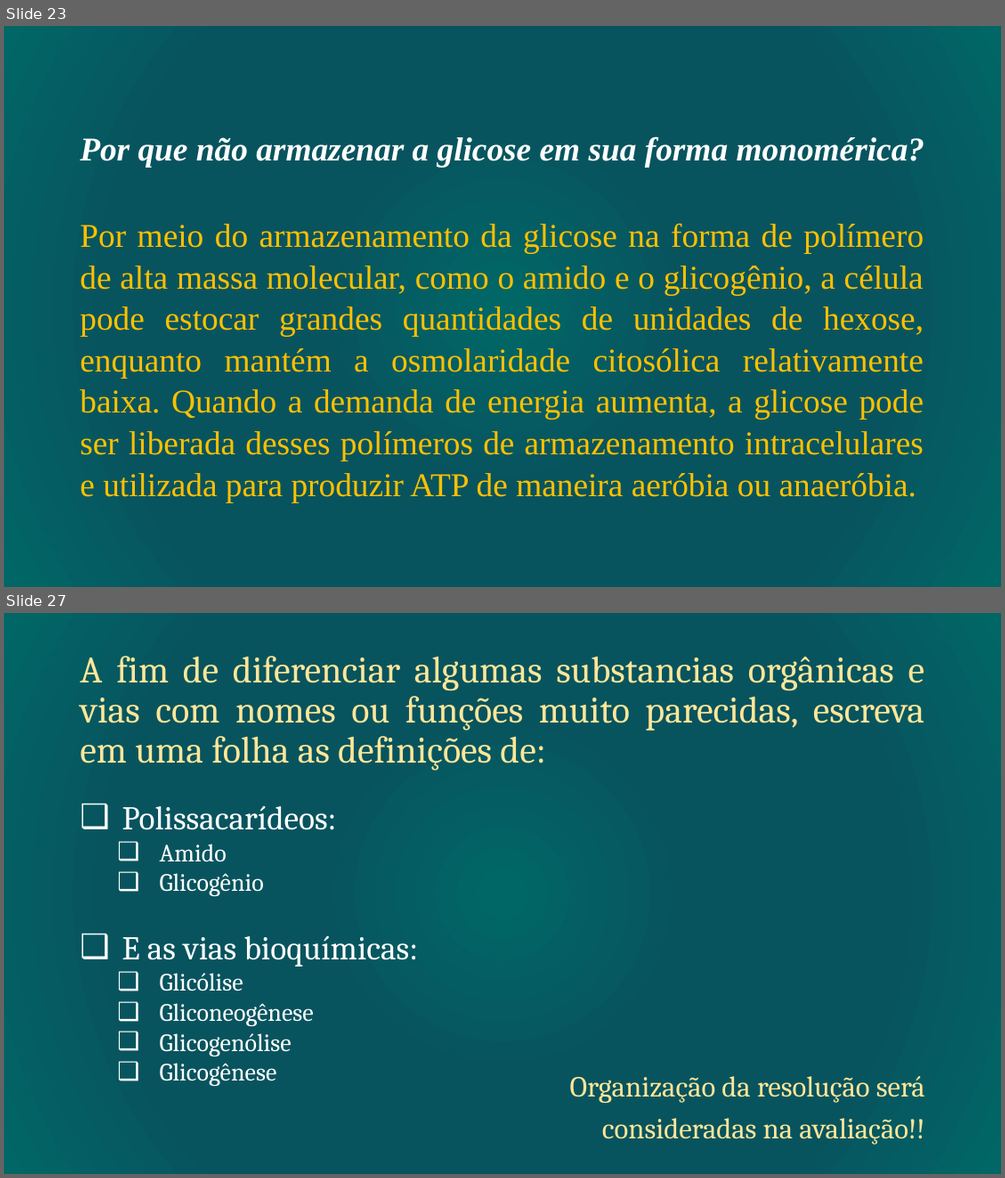
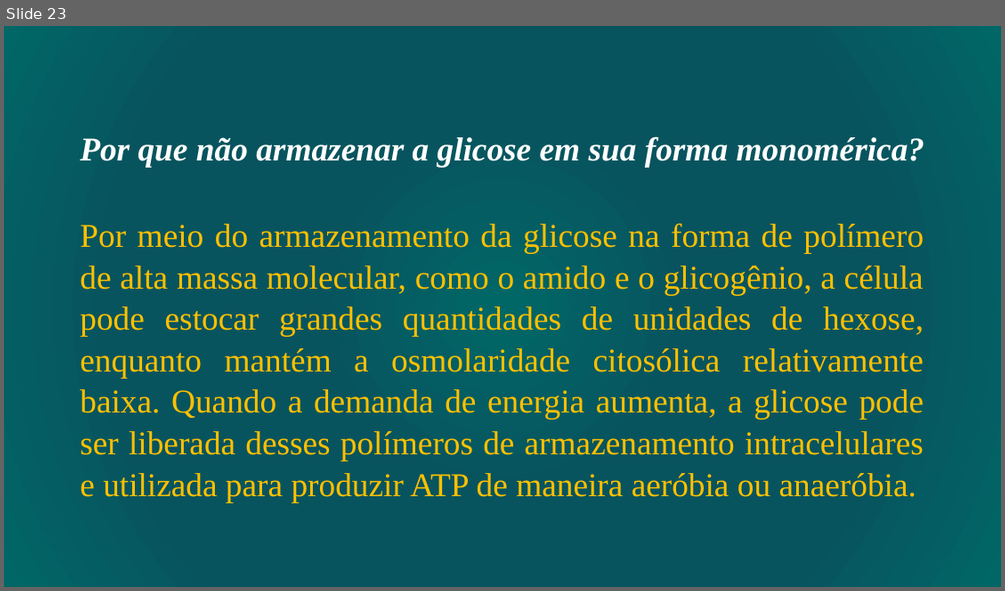
Before and after one commit to daniloasdotcom/Bioquimica-com-Danilo, a slide deck: static/aulas/metabolismo_glicogenio.pptx. Shown one above the other, each under a label of ours: slides 23 and 27 before the commit, slide 23 after it; the slides between them are not shown. The pictures are 1005x1178 and 1005x591 pixels, drawn with LibreOffice and Linux fonts; fonts in the diff are those of the drawing. Boxes give left, top, right and bottom in pixels: in the first picture for what was removed or moved away, otherwise in the second. Text is boxed around its words. In the diff, an @@ line names an element or a change of style, - is before the commit and + after.

```diff
--- a/static/aulas/metabolismo_glicogenio.pptx
+++ b/static/aulas/metabolismo_glicogenio.pptx
@@ slide 27 removed at bbox=[4, 613, 1001, 1174], background gradient #006666 to #08545E @@
@@ title removed at bbox=[80, 656, 925, 771] @@
-A fim de diferenciar algumas substancias orgânicas e vias com nomes ou funções muito parecidas, escreva em uma folha as definições de:
@@ text removed at bbox=[122, 806, 419, 1086] @@
-❑ Polissacarídeos:
-  ❑ Amido
-  ❑ Glicogênio
-❑ E as vias bioquímicas:
-  ❑ Glicólise
-  ❑ Gliconeogênese
-  ❑ Glicogenólise
-  ❑ Glicogênese
@@ text removed at bbox=[570, 1076, 925, 1144] @@
-Organização da resolução será consideradas na avaliação!!
```
Also in this commit, not shown: 5 slides changed, 4 slides added, 3 other slides removed, 4 other files.
